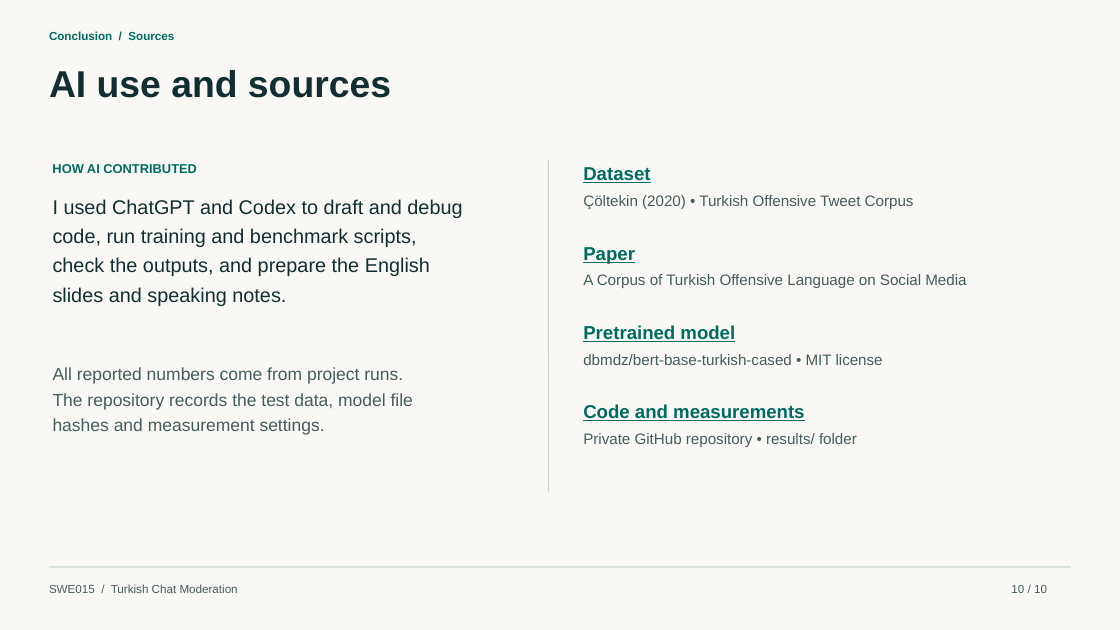
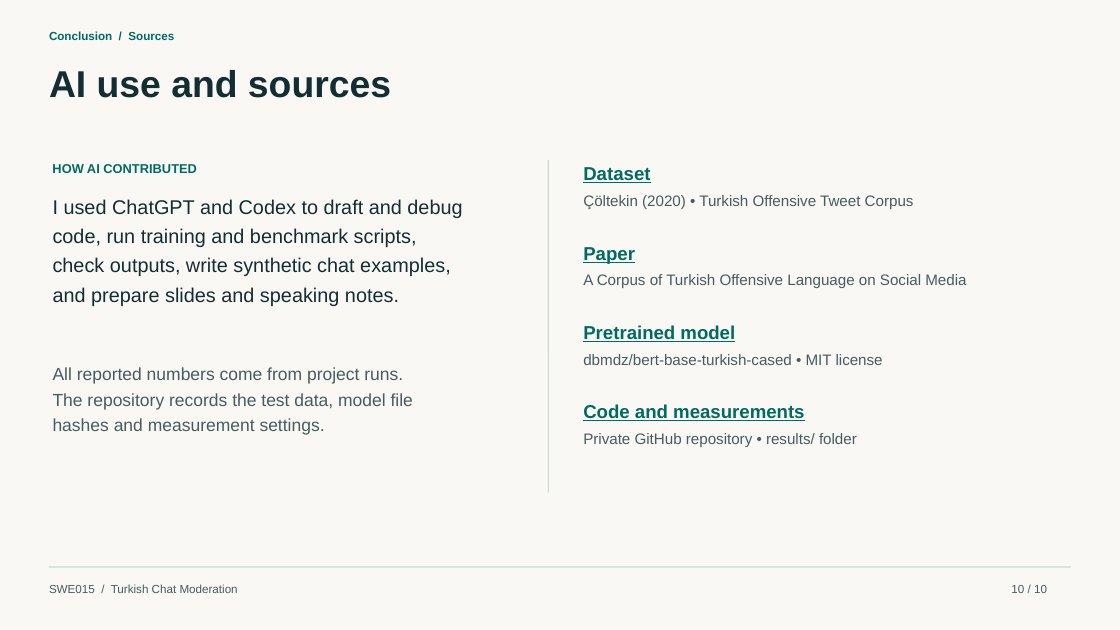
Before and after one commit to MuhammedSaidTosun/swe015-turkce-moderasyon, a slide deck: slide 10 of docs/SWE015_Turkce_Moderasyon_Sunum.pptx. Drawn at 1120x630 pixels with LibreOffice and Linux fonts; fonts in the diff are those of the drawing. Boxes give left, top, right and bottom in pixels: in the first picture for what was removed or moved away, otherwise in the second. Text is boxed around its words. In the diff, an @@ line names an element or a change of style, - is before the commit and + after.

Commit message:
Retrain the Turkish Word2Vec moderator with subword and chat context features

```diff
--- a/docs/SWE015_Turkce_Moderasyon_Sunum.pptx
+++ b/docs/SWE015_Turkce_Moderasyon_Sunum.pptx
@@ text at [53, 257, 451, 276]: text changed @@
-check the outputs, and prepare the English
+check outputs, write synthetic chat examples,
@@ text at [53, 287, 399, 306]: text changed @@
-slides and speaking notes.
+and prepare slides and speaking notes.
```
Also in this commit, not shown: 5 other slides changed, 15 other files.
